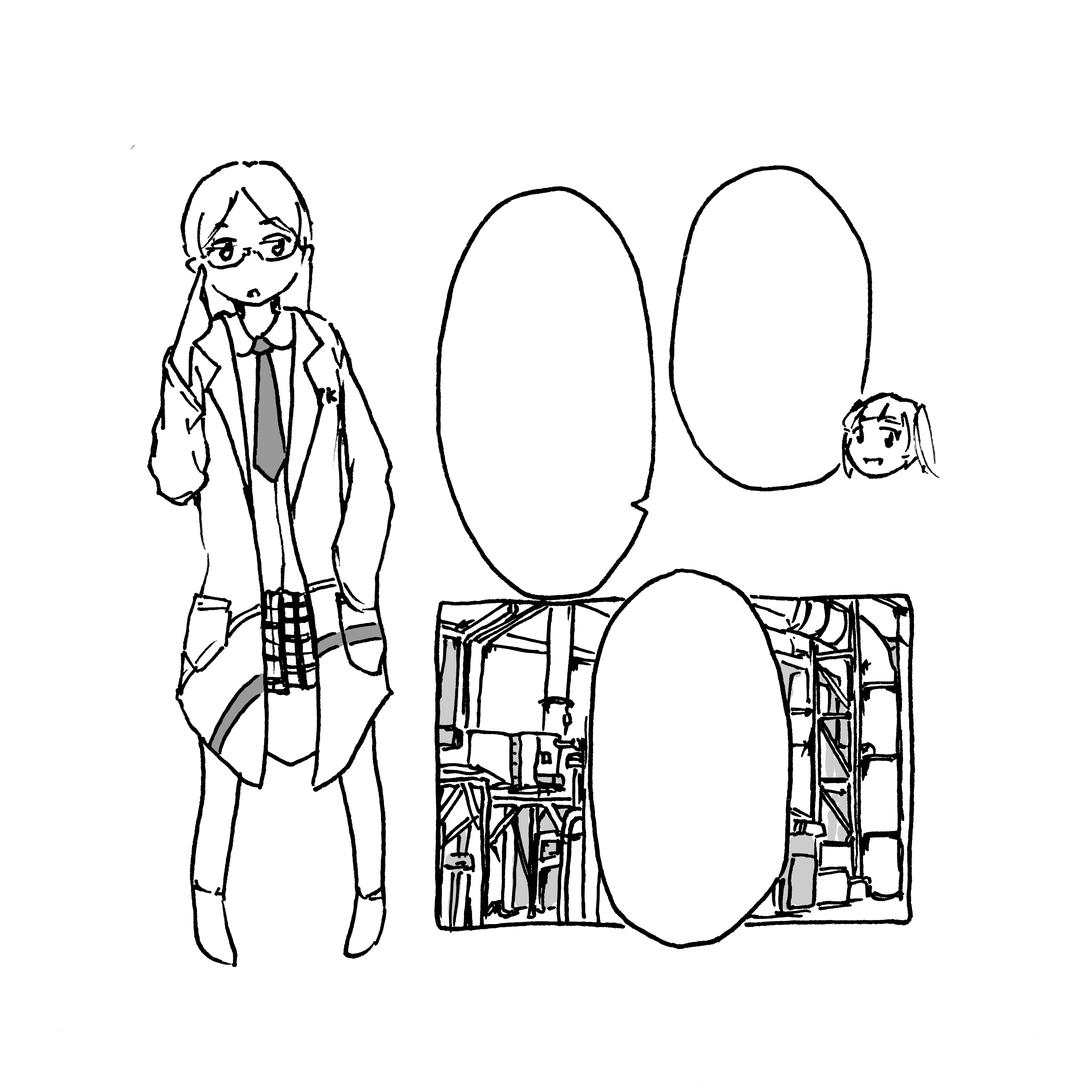
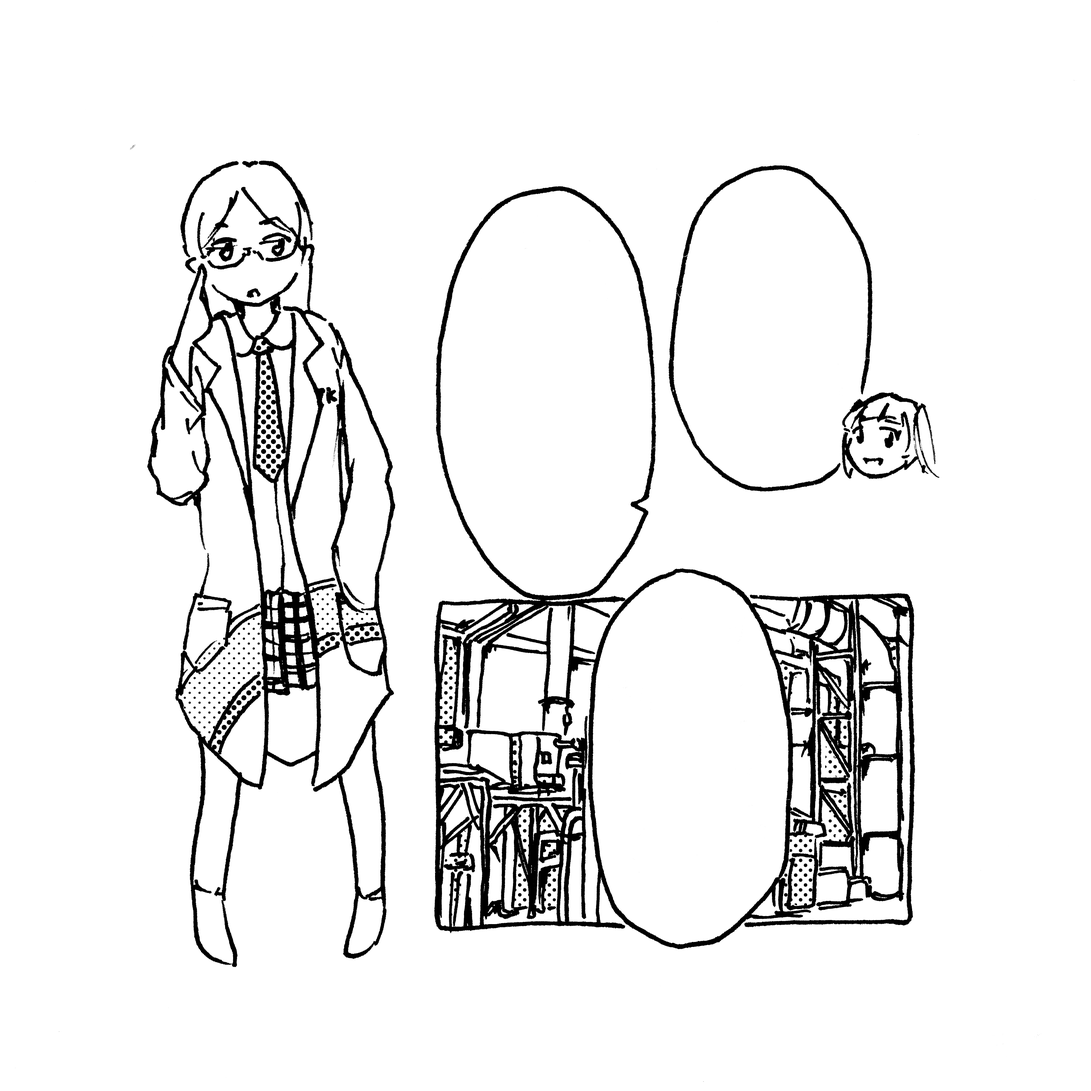
Layered file, before and after one edit (1091×1091). Changes by layer:
added layer "レイヤー 4" (multiply) above "グループ 1" over (183, 338, 898, 922)
moved "レイヤー 2" into group "グループ 1" over (439, 641, 898, 922)
moved "レイヤー 1" into group "グループ 1" over (208, 338, 383, 754)
added layer "べた塗り 1" over (183, 338, 898, 922)
